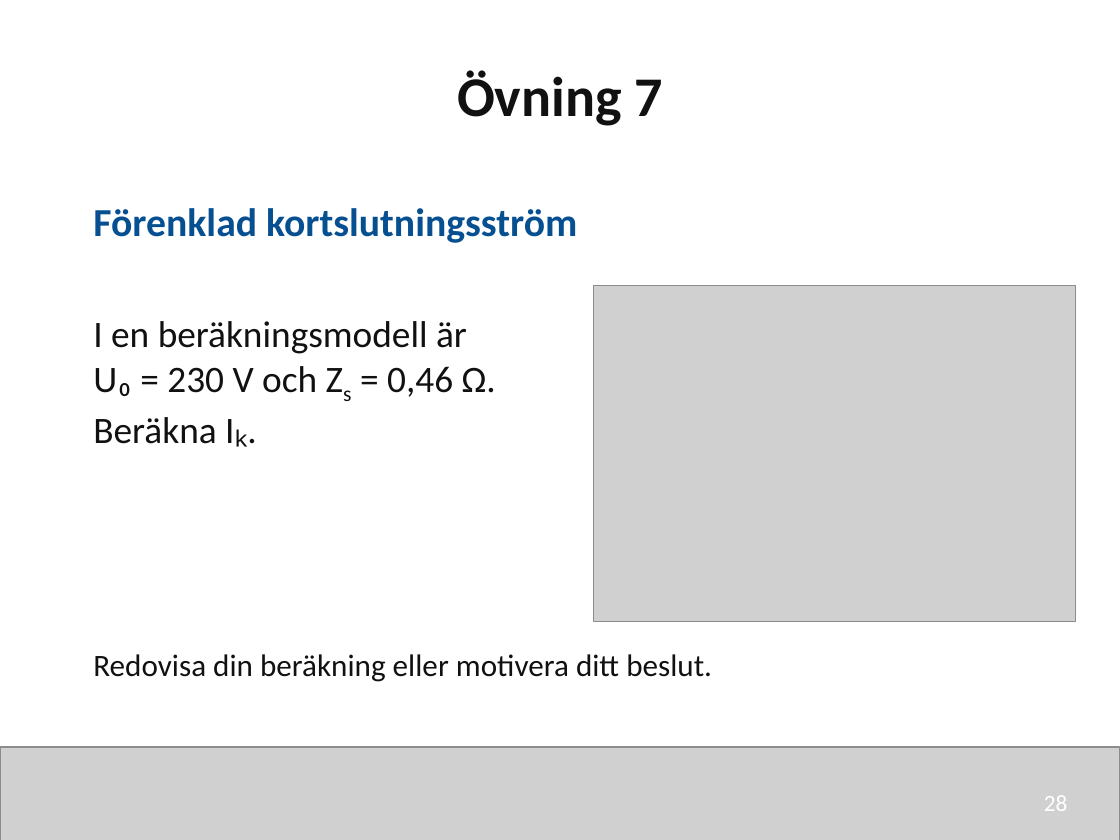
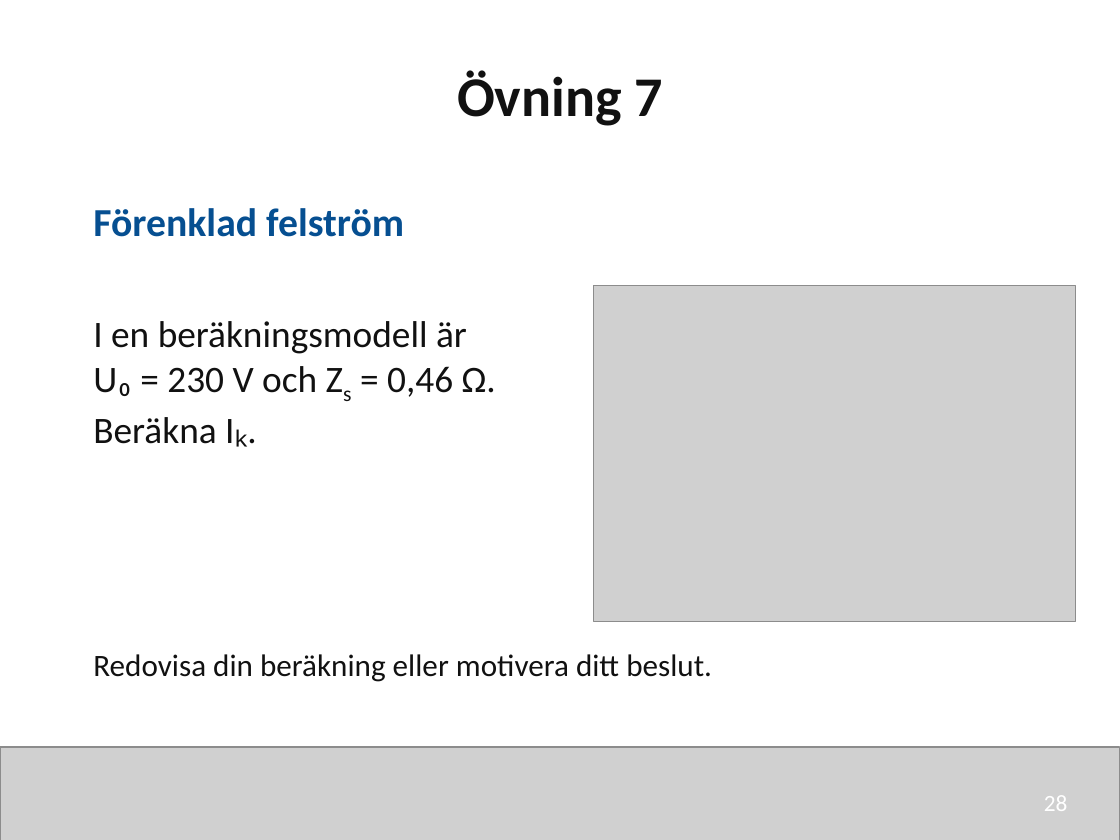
Before and after one commit to nj22az/nj22az.github.io, a slide deck: slide 28 of sjoskolan/vecka-44/aktuell/v44_01_Lagspanningssystem_elev.pptx. Drawn at 1120x840 pixels with LibreOffice and Linux fonts; fonts in the diff are those of the drawing; grey boxes stand for pictures. Boxes give left, top, right and bottom in pixels: in the first picture for what was removed or moved away, otherwise in the second. Text is boxed around its words. In the diff, an @@ line names an element or a change of style, - is before the commit and + after.

```diff
--- a/sjoskolan/vecka-44/aktuell/v44_01_Lagspanningssystem_elev.pptx
+++ b/sjoskolan/vecka-44/aktuell/v44_01_Lagspanningssystem_elev.pptx
@@ text at bbox=[93, 208, 404, 237]: text changed @@
-Förenklad kortslutningsström
+Förenklad felström
```
Also in this commit, not shown: 2 other slides changed, 12 other files.
